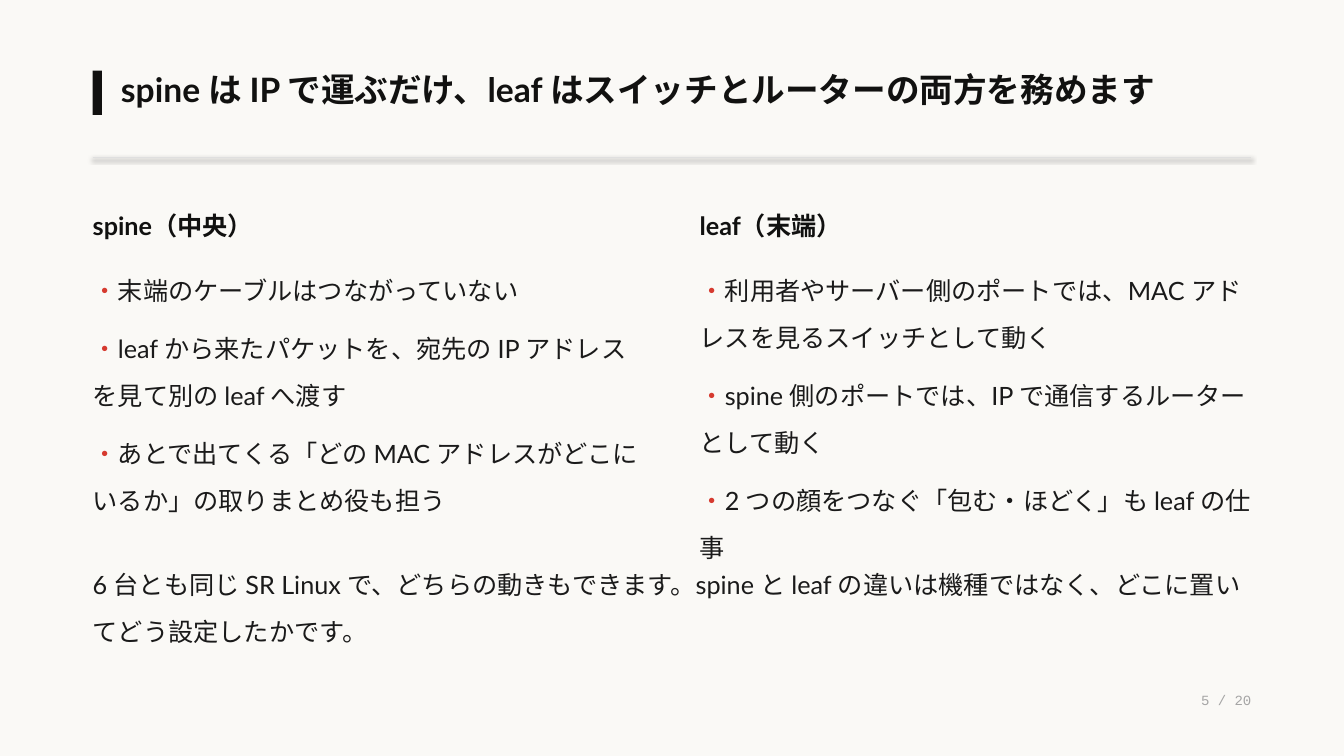
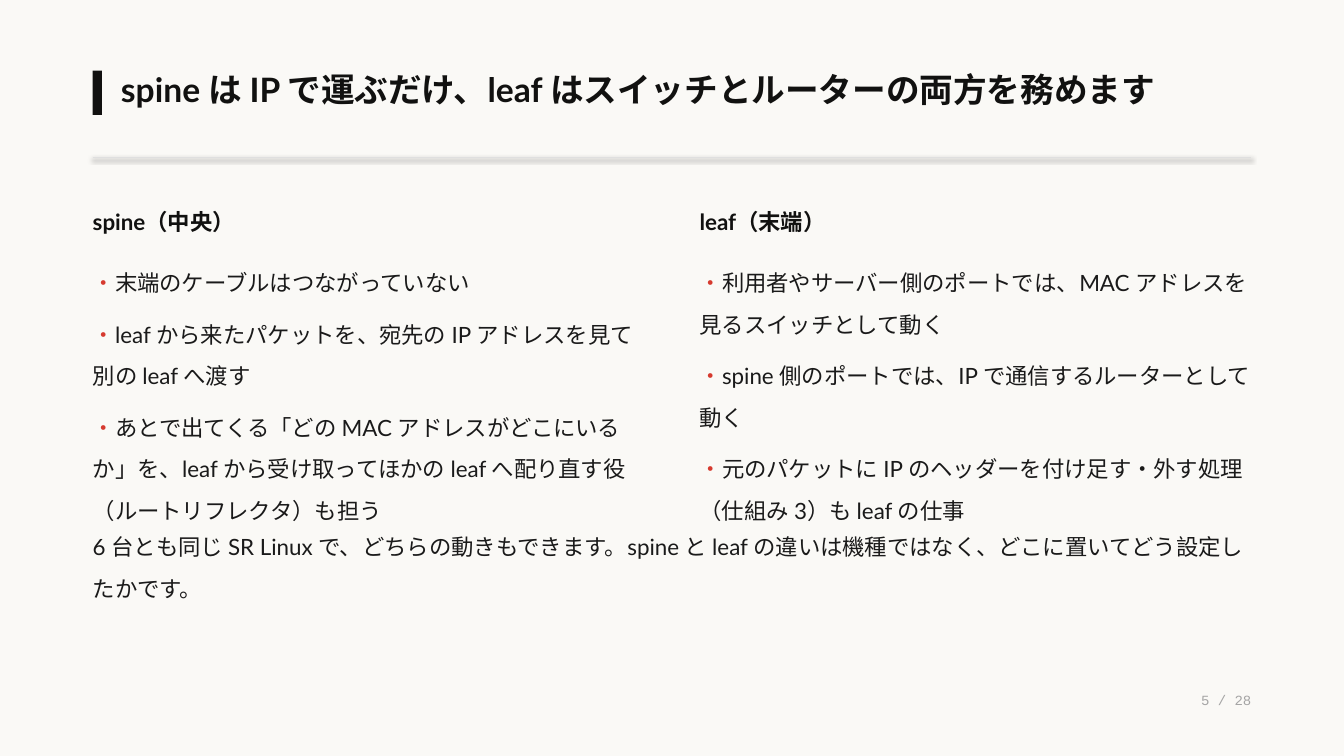
Before and after one commit to eddie-eights/nwc-poc, a slide deck: slide 5 of docs/lab-network-architecter.pptx. Drawn at 1344x756 pixels with LibreOffice and Linux fonts; fonts in the diff are those of the drawing. Boxes give left, top, right and bottom in pixels: in the first picture for what was removed or moved away, otherwise in the second. Text is boxed around its words. In the diff, an @@ line names an element or a change of style, - is before the commit and + after.

```diff
--- a/docs/lab-network-architecter.pptx
+++ b/docs/lab-network-architecter.pptx
@@ text at (93, 272, 632, 386): size 18 to 16 pt in "・末端のケーブルはつながっていない", "・leaf から来たパケットを、宛先の IP アドレスを見て別の leaf へ渡す" @@
@@ text at (700, 272, 1250, 428): size 18 to 16 pt in "・利用者やサーバー側のポートでは、MAC アドレスを見るスイッチとして動く", "・spine 側のポートでは、IP で通信するルーターとして動く" @@
@@ text at (93, 417, 626, 521): text changed; size 18 to 16 pt @@
-・あとで出てくる「どの MAC アドレスがどこにいるか」の取りまとめ役も担う
+・あとで出てくる「どの MAC アドレスがどこにいるか」を、leaf から受け取ってほかの leaf へ配り直す役（ルートリフレクタ）も担う
@@ text at (700, 458, 1243, 479): text changed; size 18 to 16 pt @@
-・2 つの顔をつなぐ「包む・ほどく」も leaf の仕事
+・元のパケットに IP のヘッダーを付け足す・外す処理（仕組み 3）も leaf の仕事
@@ size 18 to 16 pt in 3 elements at (93, 211, 235, 234), (700, 211, 826, 232), (93, 536, 1243, 599) @@
@@ text "6 台とも同じ SR Linux で、どちらの動きもできます。spine ...": place and size @@
-text "6 台とも同じ SR Linux で、どちらの動きもできます。spine ..." at (93, 573, 1240, 643)
+text "6 台とも同じ SR Linux で、どちらの動きもできます。spine ..." at (93, 536, 1243, 599)
```
Also in this commit, not shown: 18 other slides changed, 8 slides added, 1 other file.
